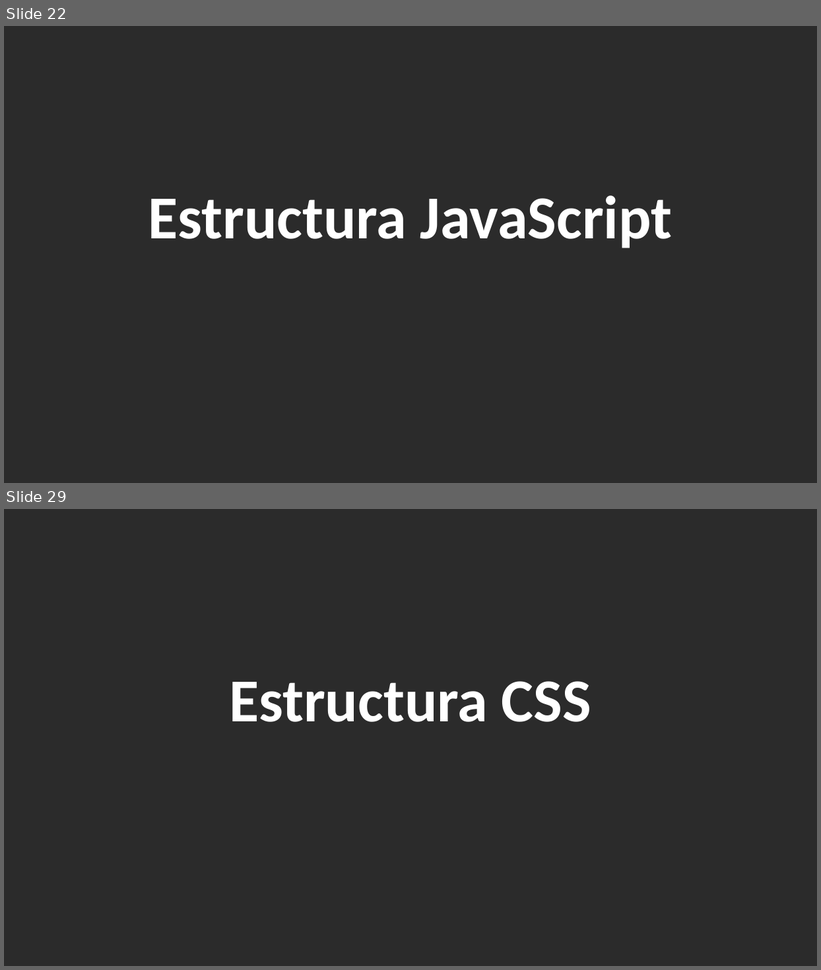
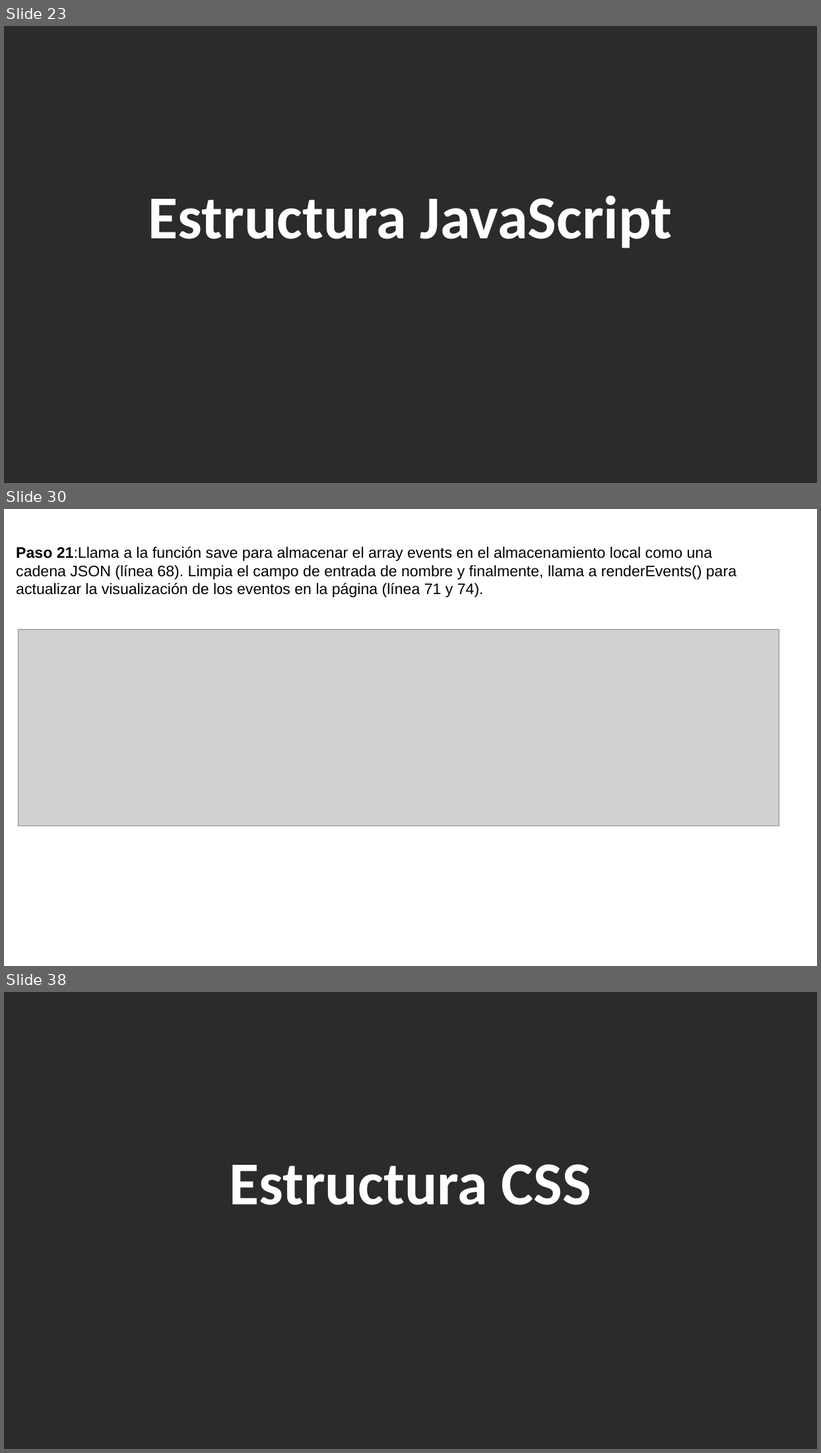
Before and after one commit to ADS02023/eventoDias, a slide deck: DiasEventos.pptx. Shown one above the other, each under a label of ours: slides 22 and 29 before the commit, slides 23, 30 and 38 after it; the slides between them are not shown. The pictures are 821x970 and 821x1453 pixels, drawn with LibreOffice and Linux fonts; fonts in the diff are those of the drawing; grey boxes stand for pictures; background and template pictures are left out; a plain dark background stands for a picture behind light text. Boxes give left, top, right and bottom in pixels: in the first picture for what was removed or moved away, otherwise in the second. Text is boxed around its words. In the diff, an @@ line names an element or a change of style, - is before the commit and + after.

```diff
--- a/DiasEventos.pptx
+++ b/DiasEventos.pptx
@@ slide 30 added at (4,509,817,966), background picture (left out) @@
@@ text added at (16,547,737,597), 18 pt, text #000000 @@
+Paso 21:Llama a la función save para almacenar el array events en el almacenamiento local como una cadena JSON (línea 68). Limpia el campo de entrada de nombre y finalmente, llama a renderEvents() para actualizar la visualización de los eventos en la página (línea 71 y 74).
@@ picture added at (18,630,780,826) @@
@@ what was slide 22 is now slide 23 @@
@@ what was slide 29 is now slide 38 @@
```
Also in this commit, not shown: 16 slides changed, 12 other slides added, 2 slides removed, 4 other files.
